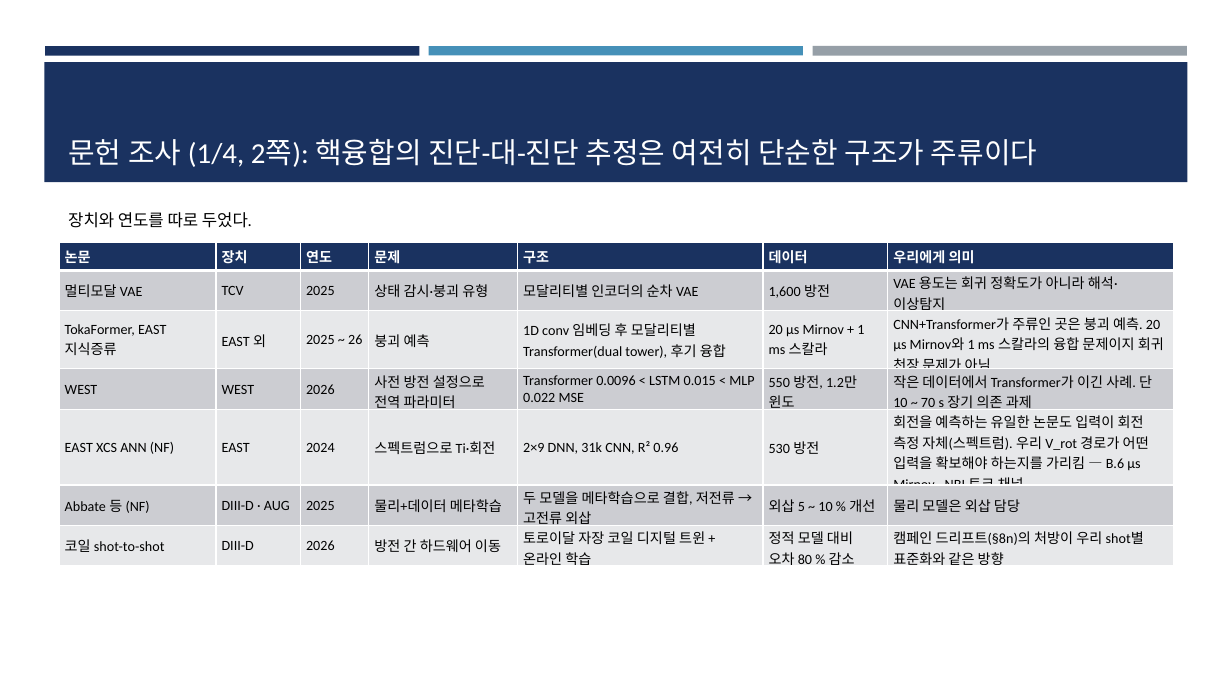
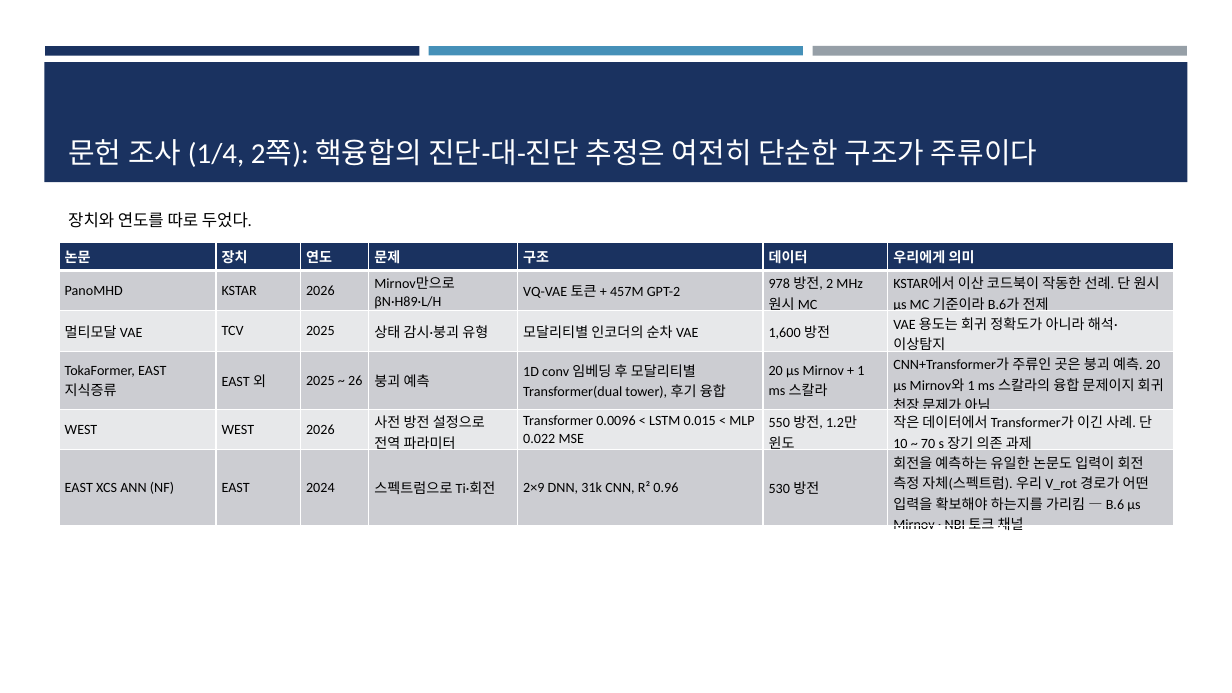
Before and after one commit to iseungsang01/ml-intern-revision, a slide deck: slide 57 of docs/presentation/KSTAR_CES_졸논정리_논문흐름.pptx (slide 56 before the commit). Drawn at 1232x693 pixels with LibreOffice and Linux fonts; fonts in the diff are those of the drawing. Boxes give left, top, right and bottom in pixels: in the first picture for what was removed or moved away, otherwise in the second. Text is boxed around its words. In the diff, an @@ line names an element or a change of style, - is before the commit and + after.

```diff
--- a/docs/presentation/KSTAR_CES_졸논정리_논문흐름.pptx
+++ b/docs/presentation/KSTAR_CES_졸논정리_논문흐름.pptx
@@ table at (59,243,1174,537) @@
+row 2: PanoMHD | KSTAR | 2026 | Mirnov만으로 βN·H89·L/H | VQ-VAE 토큰 + 457M GPT-2 | 978 방전, 2 MHz 원시 MC | KSTAR에서 이산 코드북이 작동한 선례. 단 원시 μs MC 기준이라 B.6가 전제
-row 6: Abbate 등 (NF) | DIII-D · AUG | 2025 | 물리+데이터 메타학습 | 두 모델을 메타학습으로 결합, 저전류 → 고전류 외삽 | 외삽 5 ~ 10 % 개선 | 물리 모델은 외삽 담당
-row 7: 코일 shot-to-shot | DIII-D | 2026 | 방전 간 하드웨어 이동 | 토로이달 자장 코일 디지털 트윈 + 온라인 학습 | 정적 모델 대비 오차 80 % 감소 | 캠페인 드리프트(§8n)의 처방이 우리 shot별 표준화와 같은 방향
```
Also in this commit, not shown: 4 other slides changed, 2 slides added, 12 other files.
